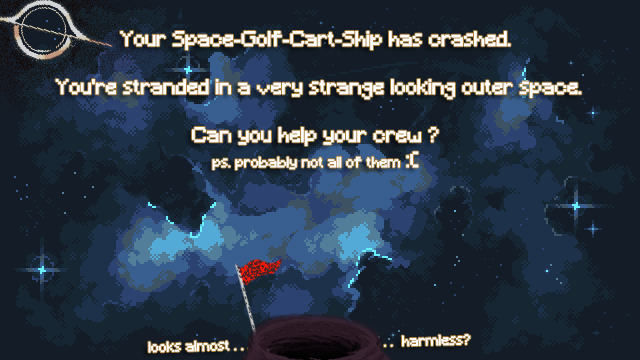
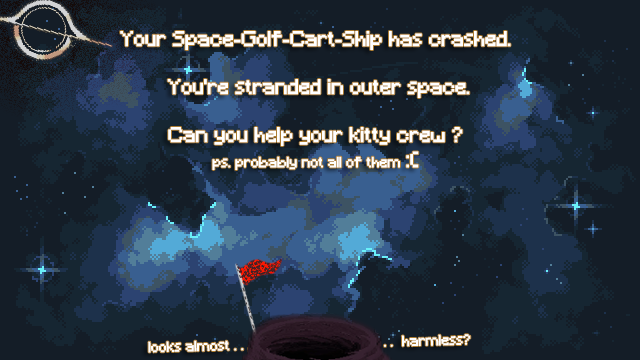
The second 640 × 360 image is a revision of the first. Changes to its layers:
renamed "Your Space-Golf-Cart-Ship has crashed. You're stranded in a v" to "Your Space-Golf-Cart-Ship has crashed. You're stranded in out", painted on it over [55, 78, 582, 152]
